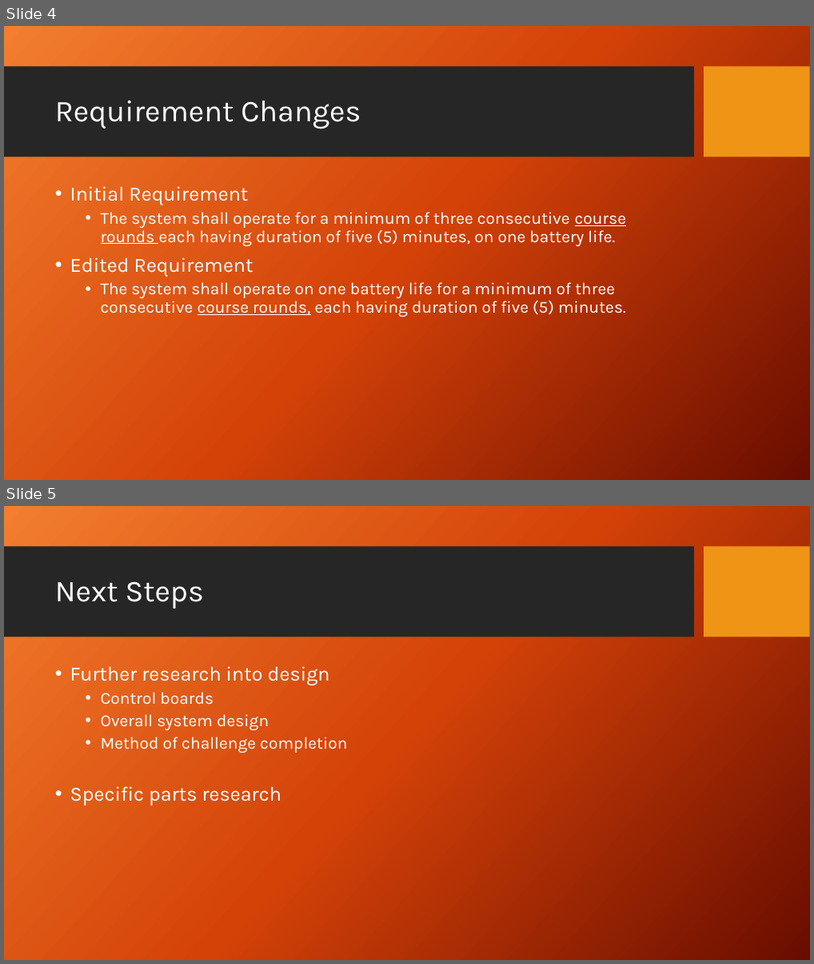
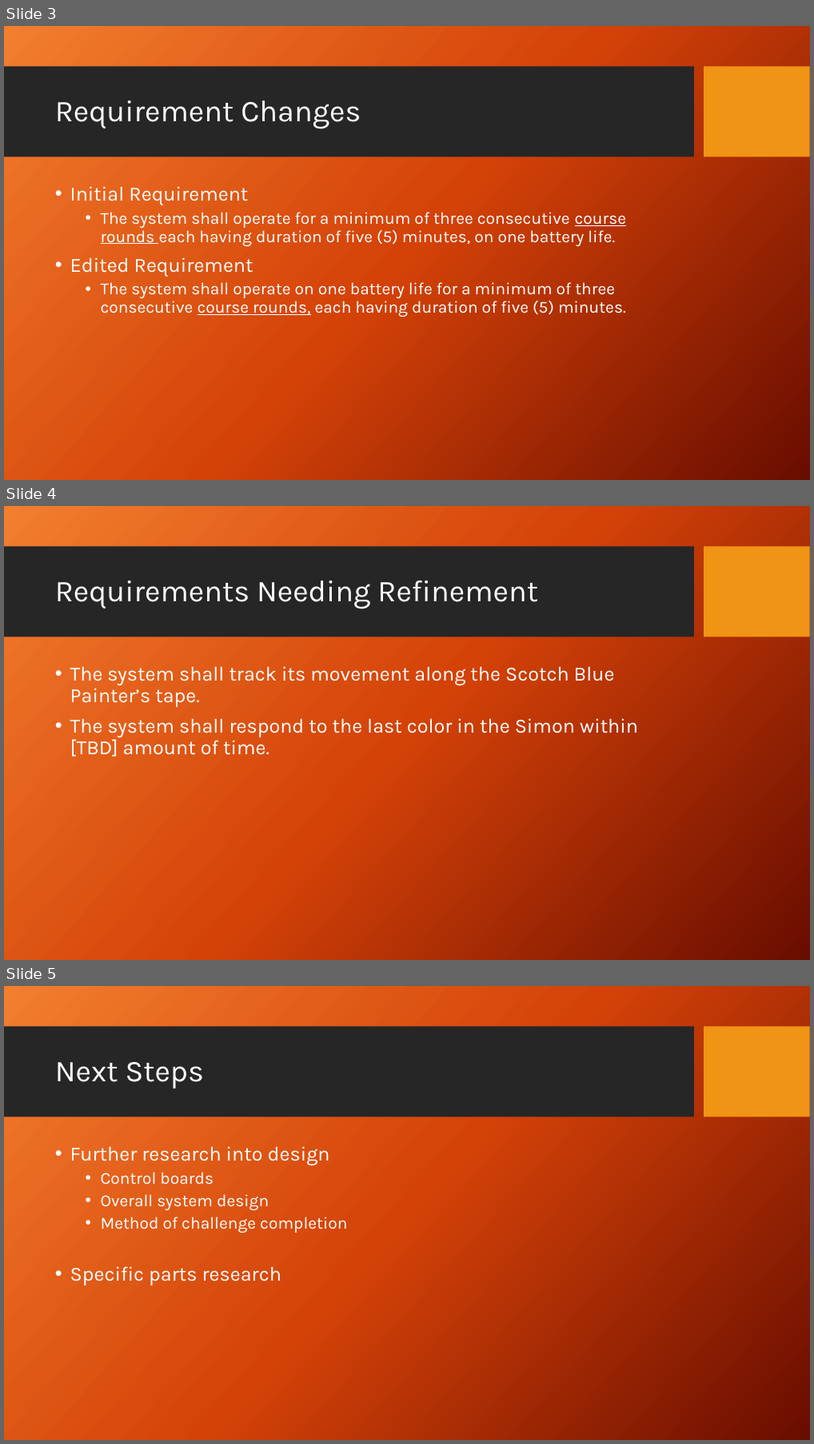
Before and after one commit to powellb1/CapStone, a slide deck: Documentation/Class Presentations/Are We There Yet Progress Report 2.pptx. Shown one above the other, each under a label of ours: slides 4 and 5 before the commit, slides 3, 4 and 5 after it. The pictures are 814x964 and 814x1444 pixels, drawn with LibreOffice and Linux fonts; fonts in the diff are those of the drawing; background and template pictures are left out. Boxes give left, top, right and bottom in pixels: in the first picture for what was removed or moved away, otherwise in the second. Text is boxed around its words. In the diff, an @@ line names an element or a change of style, - is before the commit and + after.

```diff
--- a/Documentation/Class Presentations/Are We There Yet Progress Report 2.pptx
+++ b/Documentation/Class Presentations/Are We There Yet Progress Report 2.pptx
@@ slide 4 added at <box>4,506,810,960</box>, background picture (left out); not listed: 2 template elements that a slide beside it also shows @@
@@ title added at <box>55,580,538,608</box>, 36 pt, text #FFFFFF @@
+Requirements Needing Refinement
@@ text added at <box>70,666,638,756</box>, 24 pt, text #FFFFFF @@
+    • The system shall track its movement along the Scotch Blue Painter’s tape.
+    • The system shall respond to the last color in the Simon within [TBD] amount of time.
@@ what was slide 4 is now slide 3 @@
```
Also in this commit, not shown: 1 slide changed, 1 slide removed.
